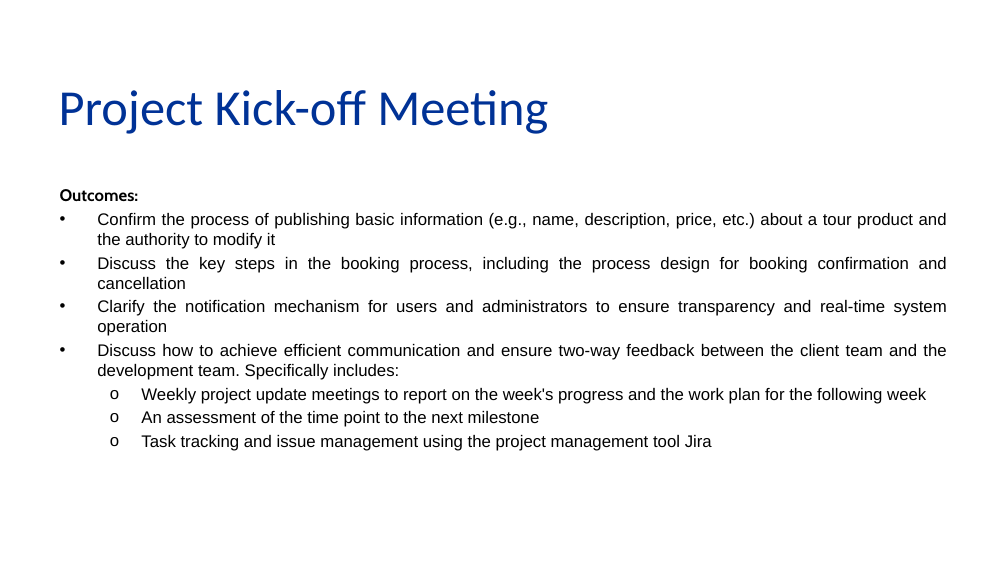
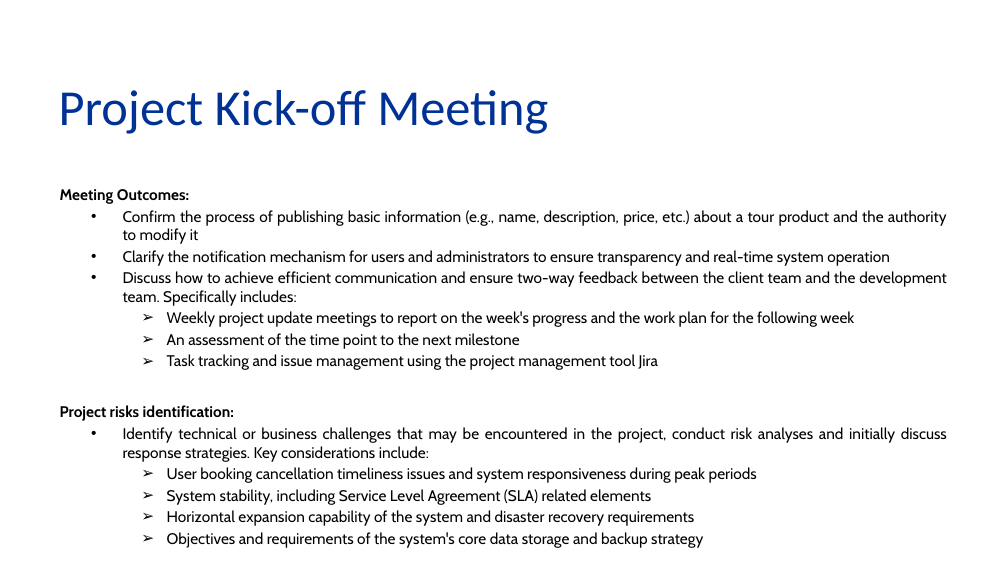
Before and after one commit to aamtayag/mse800-assessment2, a slide deck: slide 8 of docs/mse800_assess2.pptx. Drawn at 1008x567 pixels with LibreOffice and Linux fonts; fonts in the diff are those of the drawing; background and template pictures are left out. Boxes give left, top, right and bottom in pixels: in the first picture for what was removed or moved away, otherwise in the second. Text is boxed around its words. In the diff, an @@ line names an element or a change of style, - is before the commit and + after.

```diff
--- a/docs/mse800_assess2.pptx
+++ b/docs/mse800_assess2.pptx
@@ text at box(60, 189, 189, 204): text changed; size 12 to 11 pt @@
-Outcomes:
+Meeting Outcomes:
@@ text at box(123, 210, 947, 370): size 12 to 11 pt, font Arial to Cabin in "Confirm the process of publishing basic information ...", "Clarify the notification mechanism for users and ...", "Discuss how to achieve efficient communication and ...", "Weekly project update meetings to report on ..." and 2 more places; list level 1 to 2 in "Confirm the process of publishing ..."; list level 1 to 2 in "Clarify the notification mechanism for ..."; list level 1 to 2 in "Discuss how to achieve efficient ..."; bullet o to ➢; list level 2 to 3 in "Weekly project update meetings to ..."; list level 2 to 3 in "An assessment of the time ..."; list level 2 to 3 in "Task tracking and issue management ..." @@
@@ text at box(97, 257, 947, 289): paragraph removed @@
-• Discuss the key steps in the booking process, including the process design for booking confirmation and cancellation
@@ text at box(60, 405, 947, 548): paragraphs added @@
+Project risks identification:
+  • Identify technical or business challenges that may be encountered in the project, conduct risk analyses and initially discuss response strategies. Key considerations include:
+    ➢ User booking cancellation timeliness issues and system responsiveness during peak periods
+    ➢ System stability, including Service Level Agreement (SLA) related elements
+    ➢ Horizontal expansion capability of the system and disaster recovery requirements
+    ➢ Objectives and requirements of the system's core data storage and backup strategy
```
Also in this commit, not shown: 14 other slides changed, 1 slide added, 4 slides removed.
